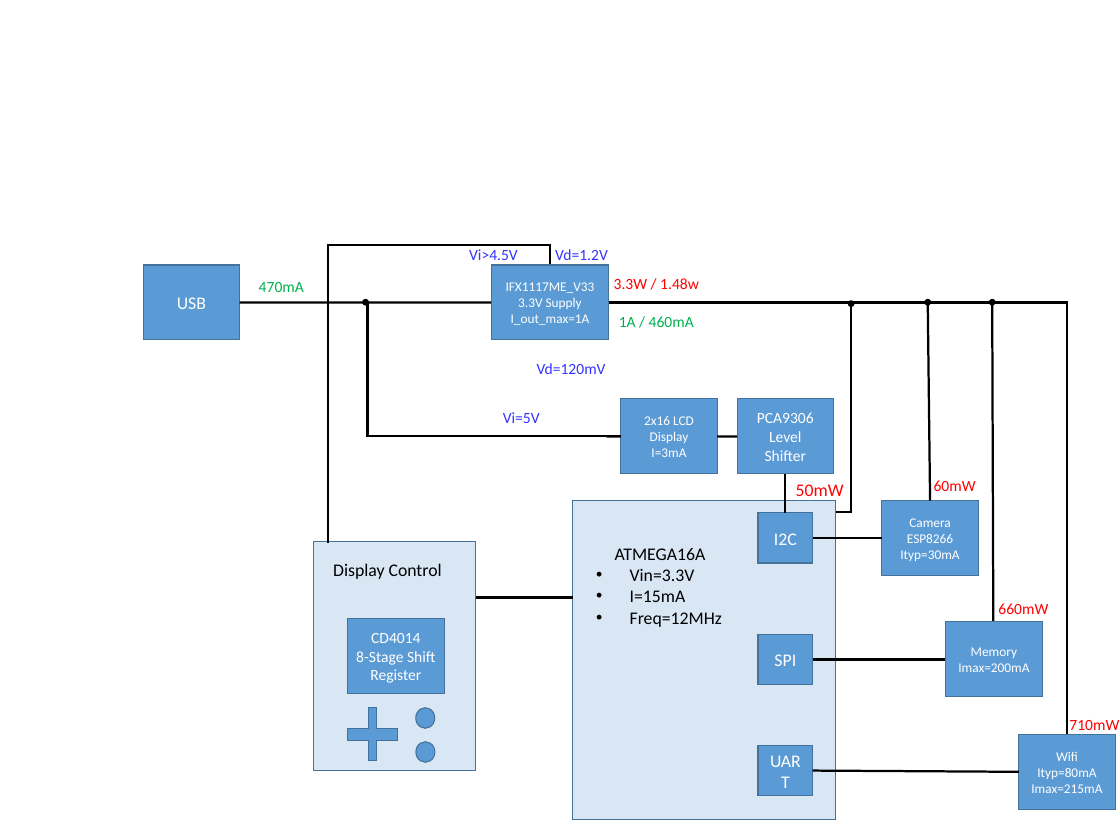
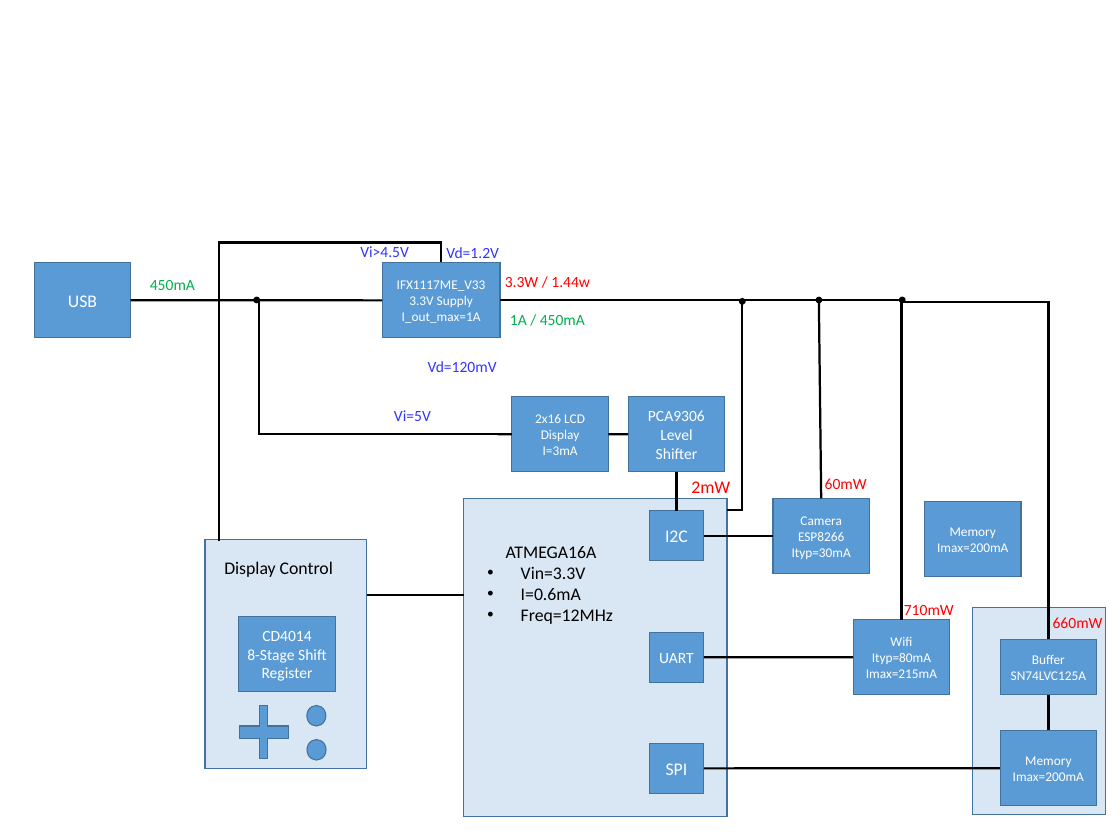
Before and after one commit to vtolenti89/Embedded, a slide deck: slide 1 of Projects/CameraSystem/Docs/Block_Diagram.pptx. Drawn at 1120x840 pixels with LibreOffice and Linux fonts; fonts in the diff are those of the drawing. Boxes give left, top, right and bottom in pixels: in the first picture for what was removed or moved away, otherwise in the second. Text is boxed around its words. In the diff, an @@ line names an element or a change of style, - is before the commit and + after.

```diff
--- a/Projects/CameraSystem/Docs/Block_Diagram.pptx
+++ b/Projects/CameraSystem/Docs/Block_Diagram.pptx
@@ 6 rectangles, 2 texts, 1 ellipse, 1 line, 1 elbow line: place and size @@
-6 rectangles, 2 texts, 1 ellipse, 1 line, 1 elbow line at (143,245,978,819)
+6 rectangles, 2 texts, 1 ellipse, 1 line, 1 elbow line at (34,242,870,817)
@@ text at (150,280,195,290): text changed @@
-470mA
+450mA
@@ text at (505,277,590,287): text changed @@
-3.3W / 1.48w
+3.3W / 1.44w
@@ elbow line moved from (609, 302) - (1067, 734) to (500, 300) - (902, 620) @@
@@ text at (510,315,585,325): text changed @@
-1A / 460mA
+1A / 450mA
@@ arrow moved from (994, 625) - (992, 302) to (1049, 731) - (902, 300) @@
@@ arrow (1049, 731) - (902, 300): arrow to elbow arrow @@
@@ 5 texts, 5 lines, 3 rectangles, 2 elbow arrows, 1 plus, 1 ellipse, 1 arrow: place and size @@
-5 texts, 5 lines, 3 rectangles, 2 elbow arrows, 1 plus, 1 ellipse, 1 arrow at (239,302,976,762)
+5 texts, 5 lines, 3 rectangles, 2 elbow arrows, 1 plus, 1 ellipse, 1 arrow at (130,300,867,759)
@@ text at (691,481,730,499): text changed @@
-50mW
+2mW
@@ rectangle added at (925,502,1022,577), fill #5B9BD5, outline #43739E 1 pt, 12 pt, text #FFFFFF @@
+Memory
+Imax=200mA
@@ text at (521,588,581,600): text changed @@
-• I=15mA
+• I=0.6mA
@@ text "710mW" rewrapped from (1069,720,1119,730) to (904,605,954,620) @@
@@ rectangle "Wifi": place and size @@
-rectangle "Wifi" at (1018,734,1115,810)
+rectangle "Wifi" at (854,620,950,695)
@@ rectangle added at (973,607,1106,814), fill #5B9BD5 at 23% opacity, outline #43739E 1 pt @@
@@ text "660mW": place and size @@
-text "660mW" at (998,603,1048,614)
+text "660mW" at (1053,617,1103,628)
@@ rectangle "UART": place and size @@
-rectangle "UART" at (758,746,813,796)
+rectangle "UART" at (649,632,703,682)
@@ rectangle "UART" at (649,632,703,682): size 16 to 14 pt @@
@@ line moved from (1018, 772) - (813, 770) to (854, 658) - (704, 657) @@
@@ rectangle added at (1000,640,1097,694), fill #5B9BD5, outline #43739E 1 pt, 12 pt, text #FFFFFF @@
+Buffer
+SN74LVC125A
@@ rectangle "SPI": place and size @@
-rectangle "SPI" at (758,634,813,685)
+rectangle "SPI" at (649,743,703,794)
@@ rectangle "Memory": place and size @@
-rectangle "Memory" at (946,622,1042,697)
+rectangle "Memory" at (1000,731,1097,806)
@@ line moved from (946, 659) - (813, 659) to (1000, 768) - (704, 768) @@
```
Also in this commit, not shown: 1 other slide changed, 35 other files.
